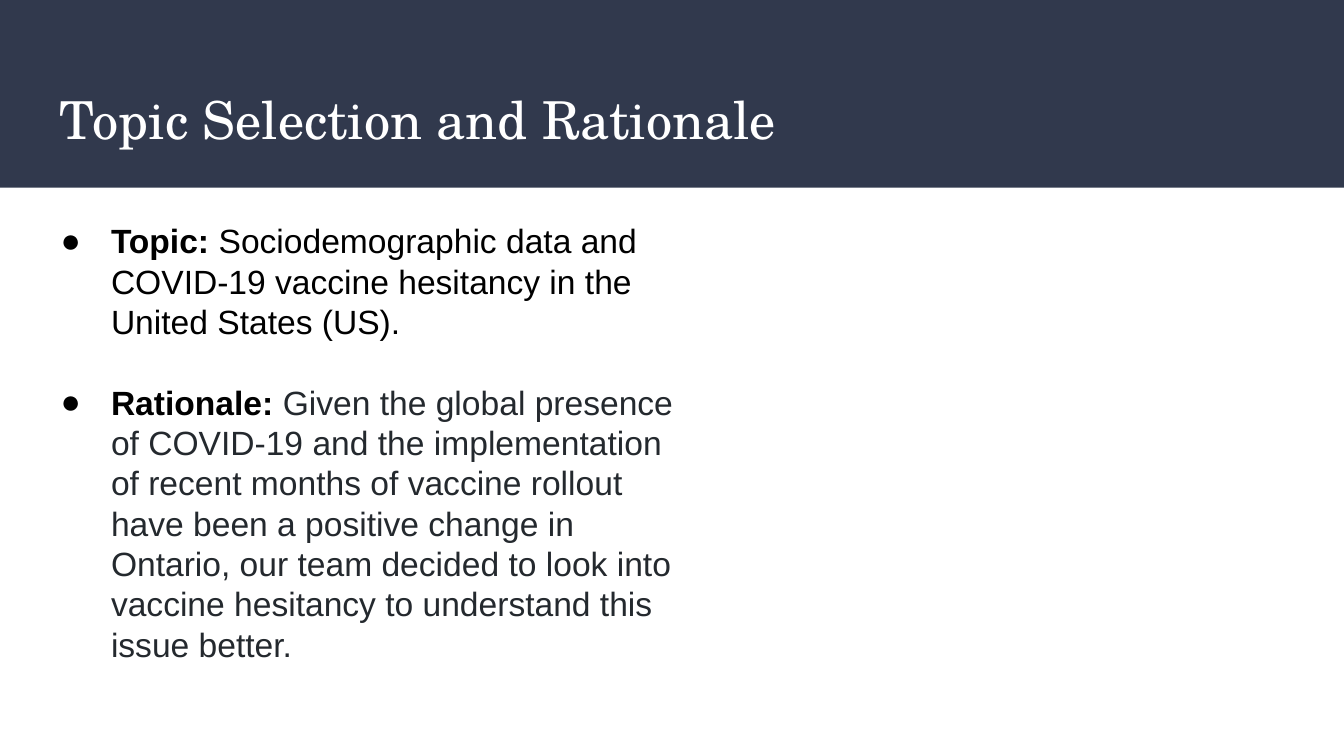
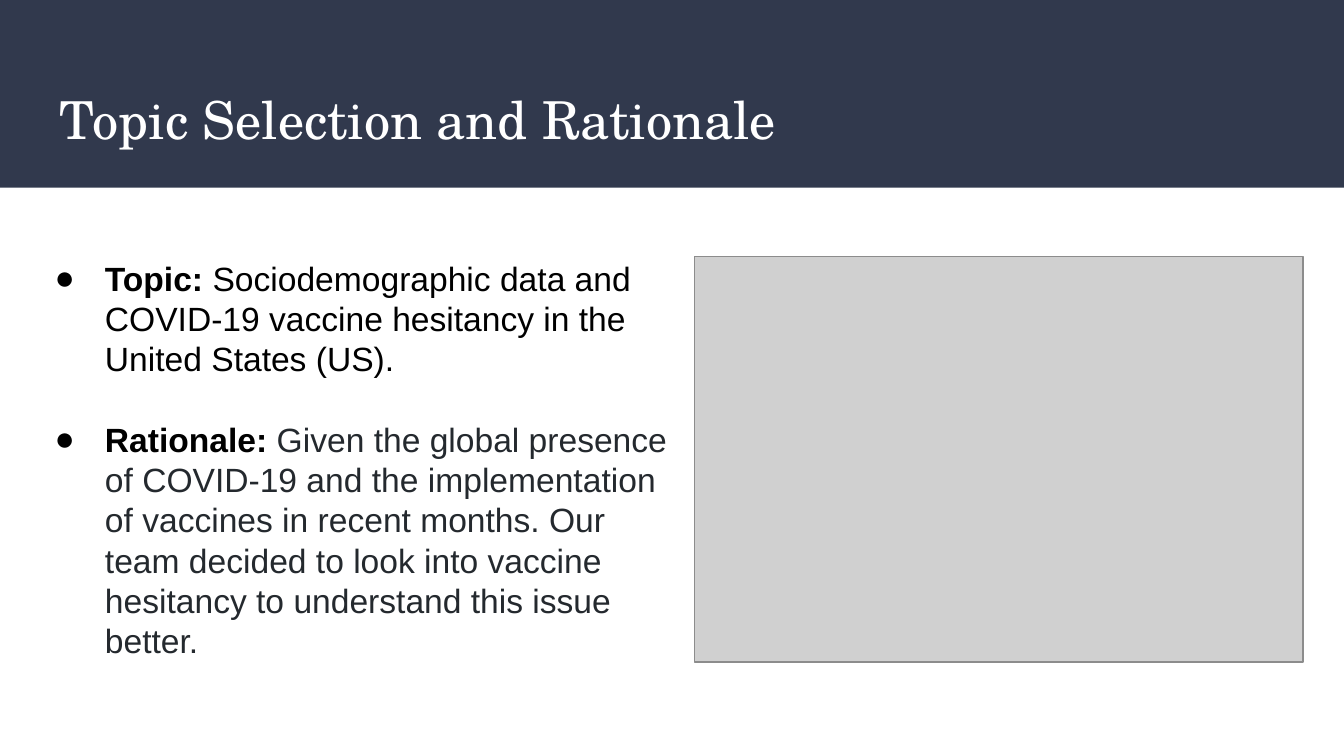
Before and after one commit to AaraniSivasekaram/Predictive_Modelling_Project, a slide deck: slide 3 of Vaccine Hesitancy Presentation.pptx. Drawn at 1344x756 pixels with LibreOffice and Linux fonts; fonts in the diff are those of the drawing; grey boxes stand for pictures. Boxes give left, top, right and bottom in pixels: in the first picture for what was removed or moved away, otherwise in the second. Text is boxed around its words. In the diff, an @@ line names an element or a change of style, - is before the commit and + after.

Commit message:
Updated presentation and included data viz images

```diff
--- a/Vaccine Hesitancy Presentation.pptx
+++ b/Vaccine Hesitancy Presentation.pptx
@@ text "Topic: Sociodemographic data and COVID-19 ...": place and size @@
-text "Topic: Sociodemographic data and COVID-19 ..." at box(111, 228, 673, 658)
+text "Topic: Sociodemographic data and COVID-19 ..." at box(105, 266, 667, 654)
@@ picture added at box(695, 257, 1304, 663) @@
@@ text at box(105, 427, 667, 654): text changed @@
-● Rationale: Given the global presence of COVID-19 and the implementation of recent months of vaccine rollout have been a positive change in Ontario, our team decided to look into vaccine hesitancy to understand this issue better.
+● Rationale: Given the global presence of COVID-19 and the implementation of vaccines in recent months. Our team decided to look into vaccine hesitancy to understand this issue better.
```
Also in this commit, not shown: 6 other slides changed, 6 slides added, 2 slides removed.
